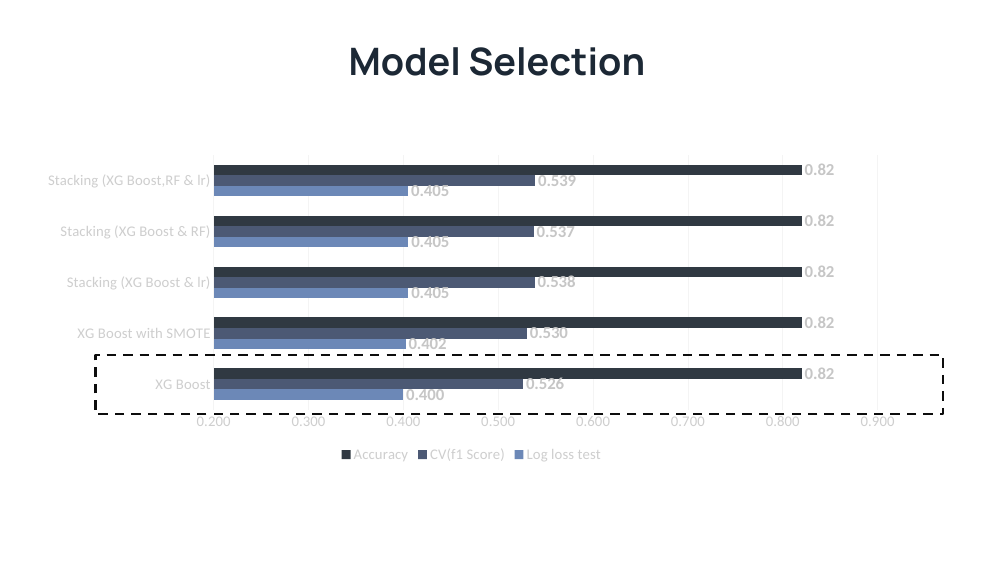
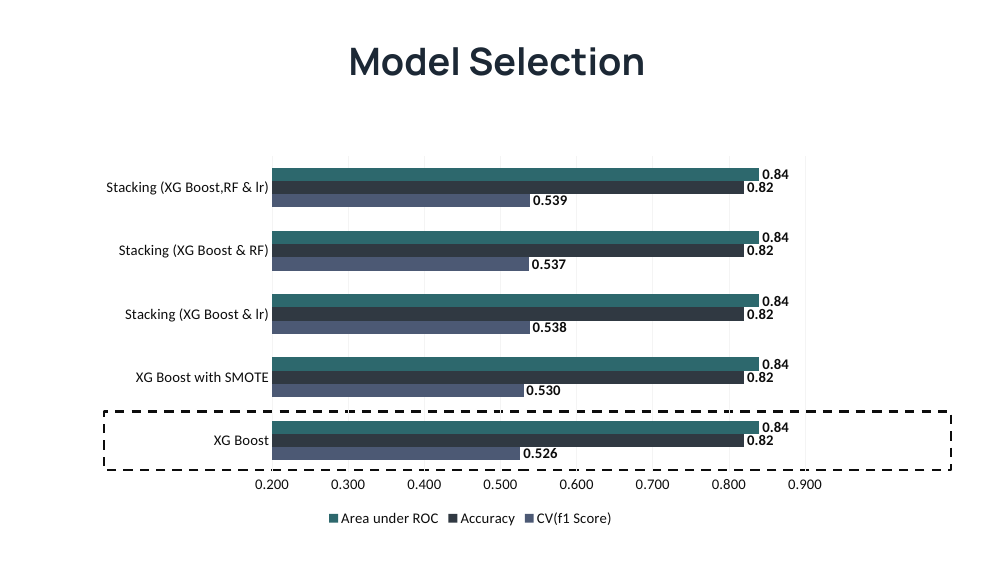
Before and after one commit to yasiSriLanka/dsc-capstone-Creditworthiness-of-Borrowers-prediction, a slide deck: slide 7 of Machine Learning Model - DefaultShield.pptx. Drawn at 1008x567 pixels with LibreOffice and Linux fonts; fonts in the diff are those of the drawing. Boxes give left, top, right and bottom in pixels: in the first picture for what was removed or moved away, otherwise in the second. Text is boxed around its words. In the diff, an @@ line names an element or a change of style, - is before the commit and + after.

```diff
--- a/Machine Learning Model - DefaultShield.pptx
+++ b/Machine Learning Model - DefaultShield.pptx
@@ bar chart at (x1=104, y1=149, x2=837, y2=531) @@
-Log loss test: 0.4, 0.402, 0.405, 0.405, 0.405
+Log loss test: 
@@ data labels of Log loss test removed @@
@@ data labels of CV(f1 Score) changed @@
@@ data labels of Accuracy changed @@
-AUC: 
+Area under ROC: 0.84, 0.84, 0.84, 0.84, 0.84
@@ data labels of Area under ROC added @@
@@ legend changed @@
@@ category axis changed @@
@@ value axis changed @@
@@ lettering changed @@
@@ bar chart resized from (x1=30, y1=149, x2=913, y2=467) to (x1=104, y1=149, x2=837, y2=531) @@
@@ rectangle moved from (x1=95, y1=355, x2=943, y2=414) to (x1=104, y1=411, x2=951, y2=470) @@
```
Also in this commit, not shown: 3 other slides changed, 1 slide added, 1 other file.
